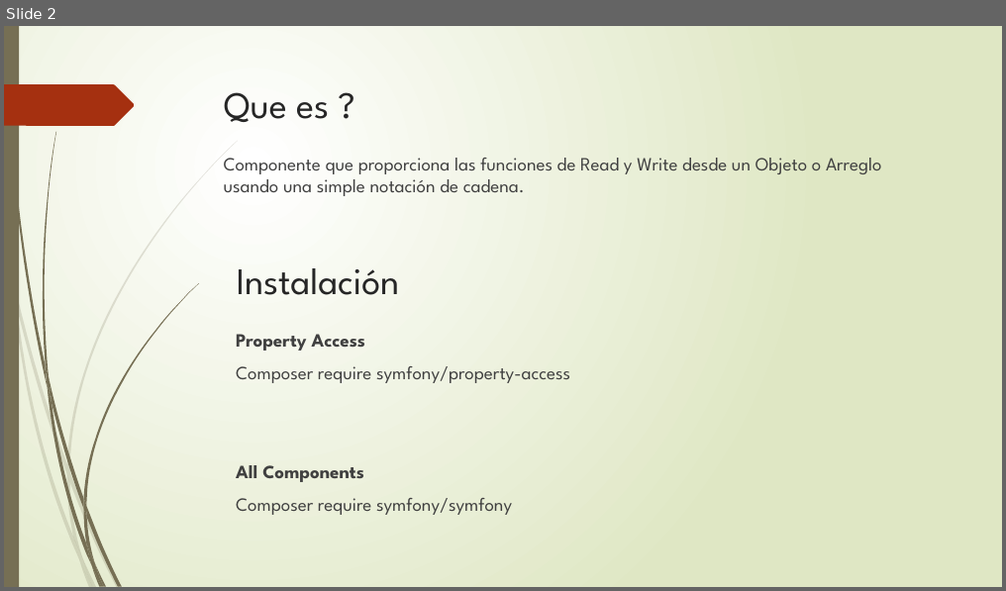
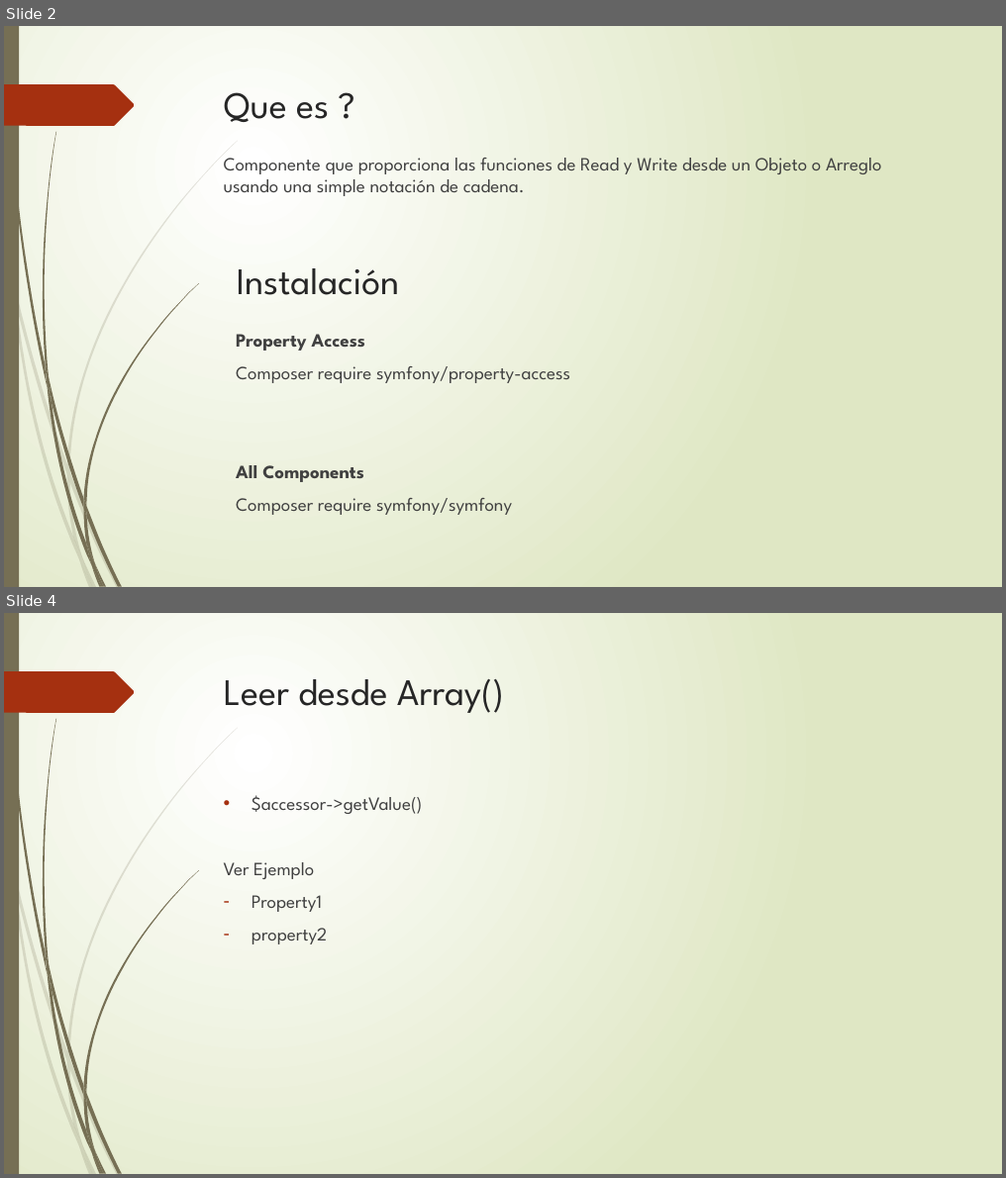
Before and after one commit to jeenson/myproject, a slide deck: Exposición Property Access Component.pptx. Shown one above the other, each under a label of ours: slide 2 before the commit, slides 2 and 4 after it; the slides between them are not shown. The pictures are 1006x591 and 1006x1178 pixels, drawn with LibreOffice and Linux fonts; fonts in the diff are those of the drawing. Boxes give left, top, right and bottom in pixels: in the first picture for what was removed or moved away, otherwise in the second. Text is boxed around its words. In the diff, an @@ line names an element or a change of style, - is before the commit and + after.

```diff
--- a/Exposición Property Access Component.pptx
+++ b/Exposición Property Access Component.pptx
@@ slide 4 added at <box>4,613,1002,1174</box>, background gradient #FFFFFF to #DFE8C4; not listed: 24 template elements that a slide beside it also shows @@
@@ title added at <box>224,679,504,713</box>, 36 pt, text #262626 @@
+Leer desde Array()
@@ text added at <box>224,795,422,945</box>, 18 pt, text #404040 @@
+• $accessor->getValue()
+Ver Ejemplo
+– Property1
+– property2
```
Also in this commit, not shown: 3 other slides added, 1 other file.
